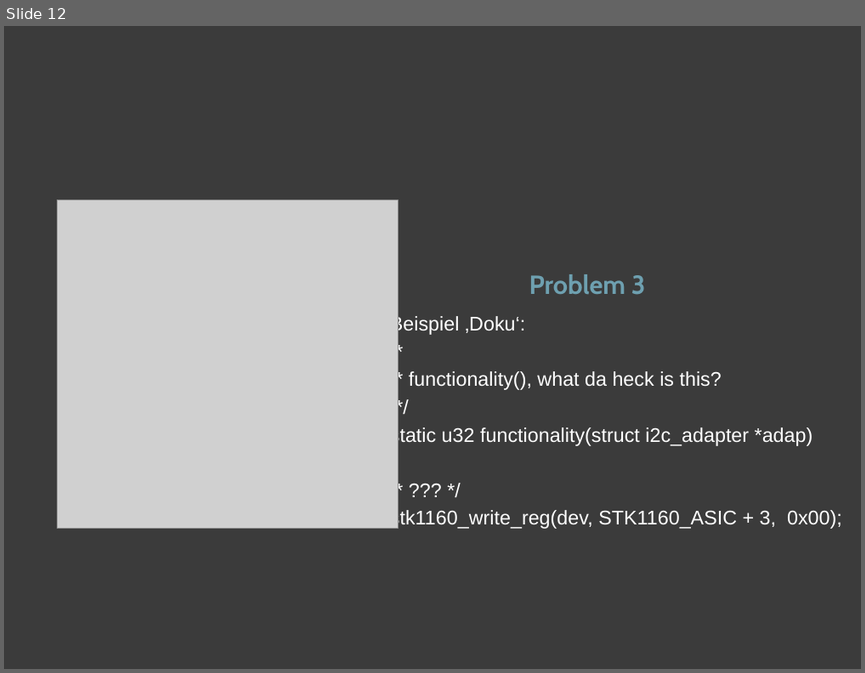
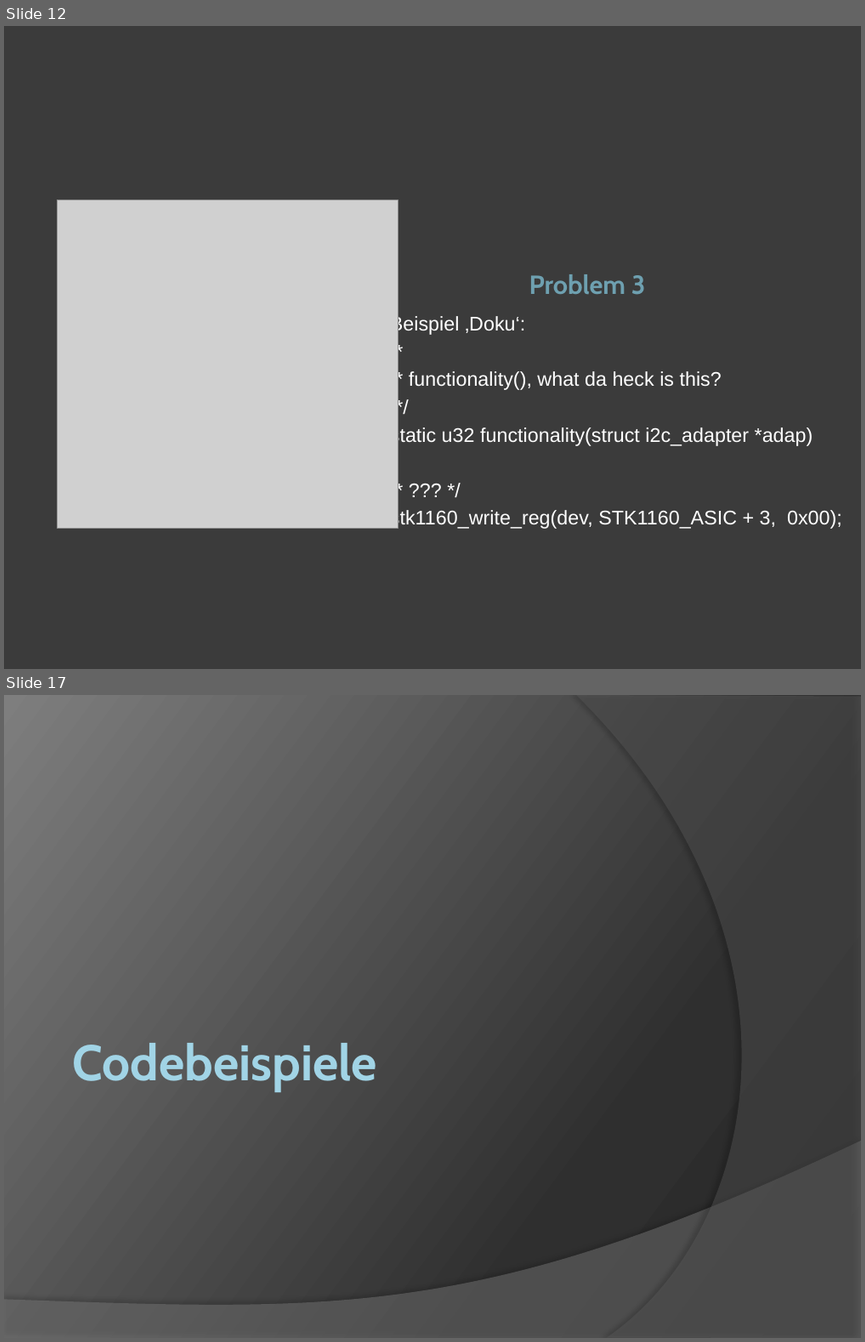
Before and after one commit to swp2013riot/riot-cam-driver, a slide deck: Abschlusspraesentation.pptx. Shown one above the other, each under a label of ours: slide 12 before the commit, slides 12 and 17 after it; the slides between them are not shown. The pictures are 865x673 and 865x1342 pixels, drawn with LibreOffice and Linux fonts; fonts in the diff are those of the drawing; grey boxes stand for pictures. Boxes give left, top, right and bottom in pixels: in the first picture for what was removed or moved away, otherwise in the second. Text is boxed around its words. In the diff, an @@ line names an element or a change of style, - is before the commit and + after.

```diff
--- a/Abschlusspraesentation.pptx
+++ b/Abschlusspraesentation.pptx
@@ slide 17 added at [4, 695, 861, 1338], background gradient #282828 to #2F2F2F to #7E7E7E @@
@@ freeform shape added at [576, 695, 861, 1338], fill #5E5E5E at 40% opacity @@
@@ title added at [73, 1043, 378, 1091], 42 pt, text gradient #A1D4E7 to #58808D, bold @@
+Codebeispiele
@@ freeform shape added at [4, 1140, 861, 1338], fill #7F7F7F at 45% opacity @@
```
Also in this commit, not shown: 7 other slides added.
